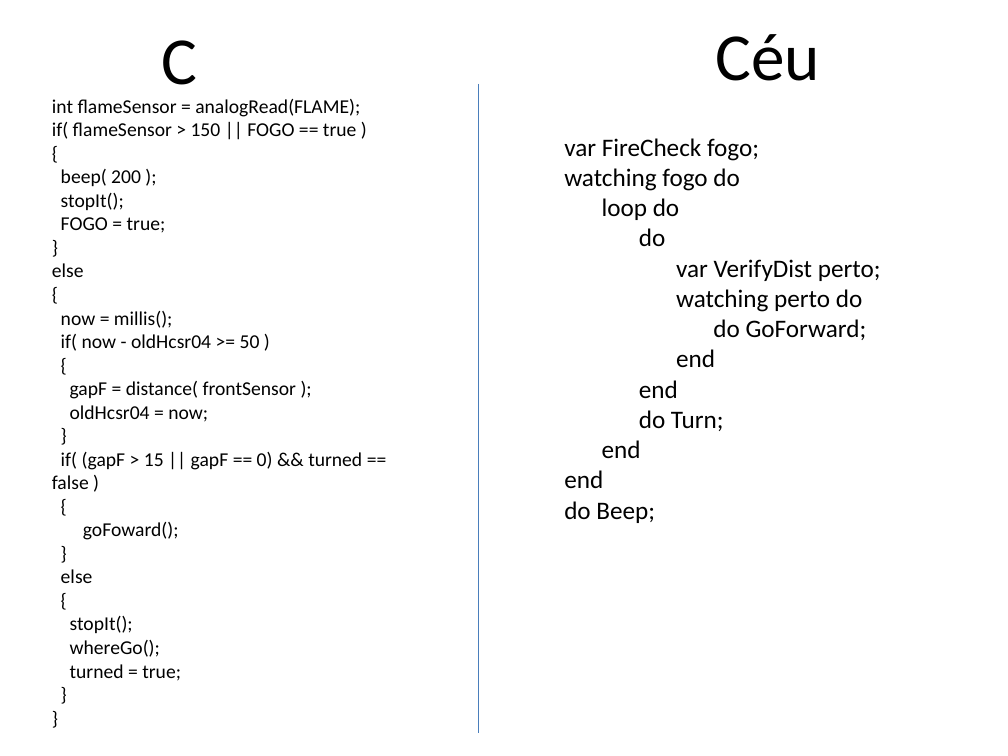
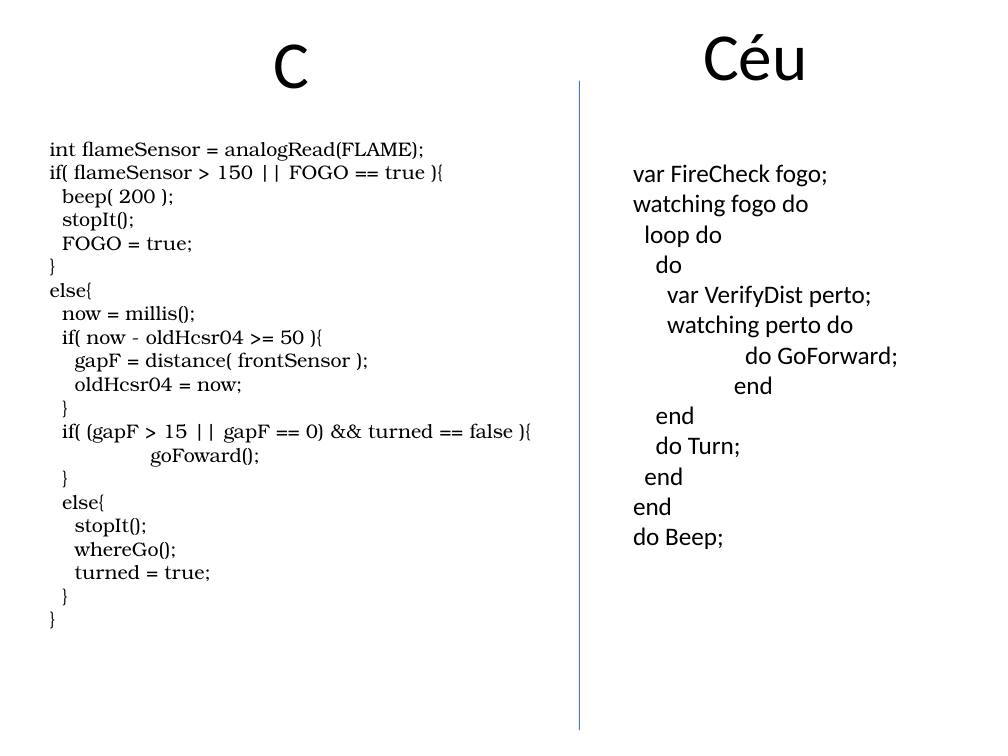
Before and after one commit to HandelSM/C-u-arduino, a slide deck: slide 2 of Céu vs C.pptx. Drawn at 1008x756 pixels with LibreOffice and Linux fonts; fonts in the diff are those of the drawing. Boxes give left, top, right and bottom in pixels: in the first picture for what was removed or moved away, otherwise in the second. Text is boxed around its words. In the diff, an @@ line names an element or a change of style, - is before the commit and + after.

```diff
--- a/Céu vs C.pptx
+++ b/Céu vs C.pptx
@@ text "C": place and size @@
-text "C" at bbox=[161, 40, 197, 85]
+text "C" at bbox=[273, 44, 309, 89]
@@ text "C" at bbox=[273, 44, 309, 89]: less space between paragraphs @@
@@ text "Céu": place and size @@
-text "Céu" at bbox=[715, 34, 819, 81]
+text "Céu" at bbox=[703, 34, 807, 81]
@@ line moved from (479, 84) - (479, 734) to (580, 81) - (580, 730) @@
@@ line (580, 81) - (580, 730): stroke #4B7EBC 0.75 pt to #4A7EBB 0.75 pt @@
@@ text "int flameSensor = analogRead(FLAME);": place and size @@
-text "int flameSensor = analogRead(FLAME);" at bbox=[52, 99, 362, 681]
+text "int flameSensor = analogRead(FLAME);" at bbox=[50, 141, 514, 581]
@@ text at bbox=[50, 141, 425, 581]: font Calibri to TeX Gyre Bonum in "int flameSensor = analogRead(FLAME);", "beep( 200 );", "stopIt();", "FOGO = true;" and 12 more places @@
@@ text at bbox=[50, 164, 425, 182]: text changed; font Calibri to TeX Gyre Bonum @@
-if( flameSensor > 150 || FOGO == true )
-{
+if( flameSensor > 150 || FOGO == true ){
@@ text "var FireCheck fogo;" rewrapped from bbox=[564, 138, 881, 523] to bbox=[633, 164, 898, 549] @@
@@ text at bbox=[50, 282, 92, 300]: text changed; font Calibri to TeX Gyre Bonum @@
-else
-{
+else{
@@ text at bbox=[62, 329, 304, 347]: text changed; font Calibri to TeX Gyre Bonum @@
-if( now - oldHcsr04 >= 50 )
-{
+if( now - oldHcsr04 >= 50 ){
@@ text at bbox=[62, 423, 514, 443]: text changed; font Calibri to TeX Gyre Bonum @@
-if( (gapF > 15 || gapF == 0) && turned == false )
-{
+if( (gapF > 15 || gapF == 0) && turned == false ){
@@ text at bbox=[62, 494, 104, 512]: text changed; font Calibri to TeX Gyre Bonum @@
-else
-{
+else{
```
Also in this commit, not shown: 5 other slides changed.
